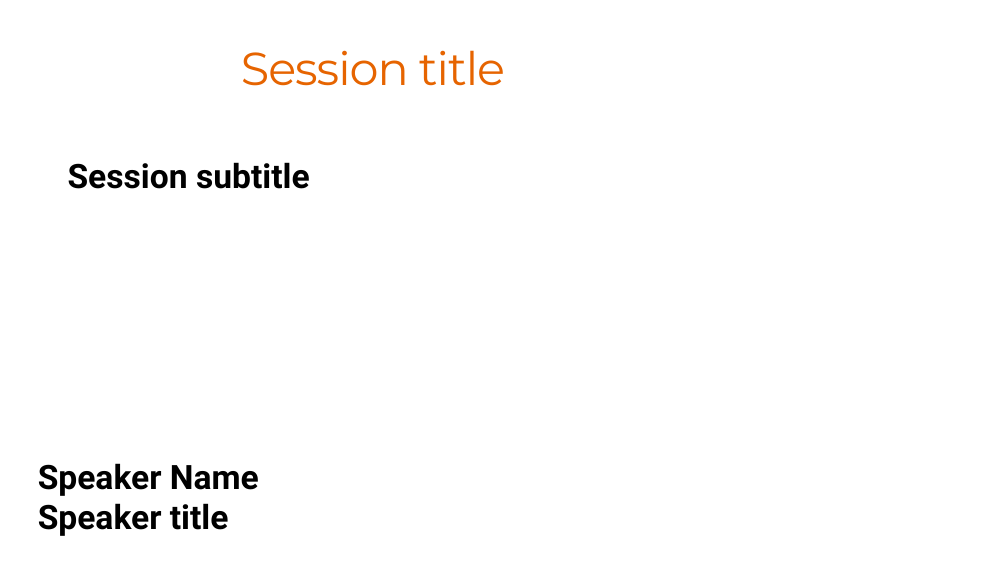
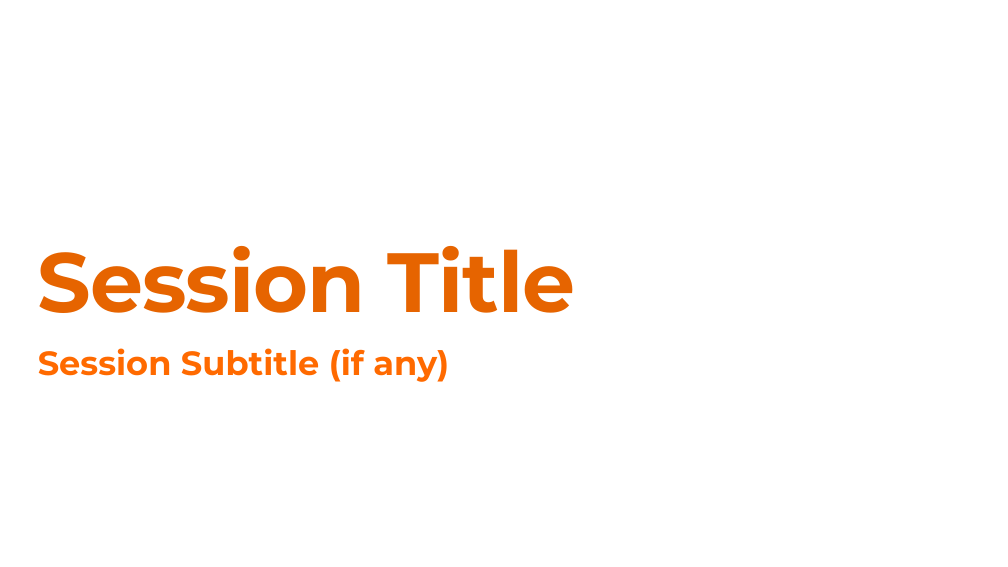
Before and after one commit to DotNetCodeIT/aiday2025, a slide deck: slide 1 of template/Template_AIDay2025.pptx. Drawn at 1008x567 pixels with LibreOffice and Linux fonts; fonts in the diff are those of the drawing; background and template pictures are left out. Boxes give left, top, right and bottom in pixels: in the first picture for what was removed or moved away, otherwise in the second. Text is boxed around its words. In the diff, an @@ line names an element or a change of style, - is before the commit and + after.

```diff
--- a/template/Template_AIDay2025.pptx
+++ b/template/Template_AIDay2025.pptx
@@ rectangle removed at <box>376,0,1008,567</box> @@
@@ title "Session Title" at <box>38,246,576,313</box>: vertical alignment middle to bottom @@
@@ title at <box>38,246,576,313</box>: text changed; size 44 to 80 pt; bold on @@
-Session title
+Session Title
@@ text at <box>38,348,449,382</box>: text changed; font Roboto to Montserrat; text colour #000000 to #FF6A00 @@
-Session subtitle
+Session Subtitle (if any)
@@ text removed at <box>38,463,259,496</box> @@
-Speaker Name
@@ text removed at <box>38,503,229,536</box> @@
-Speaker title
```
Also in this commit, not shown: 1 other slide changed, 4 slides added, 4 slides removed.
